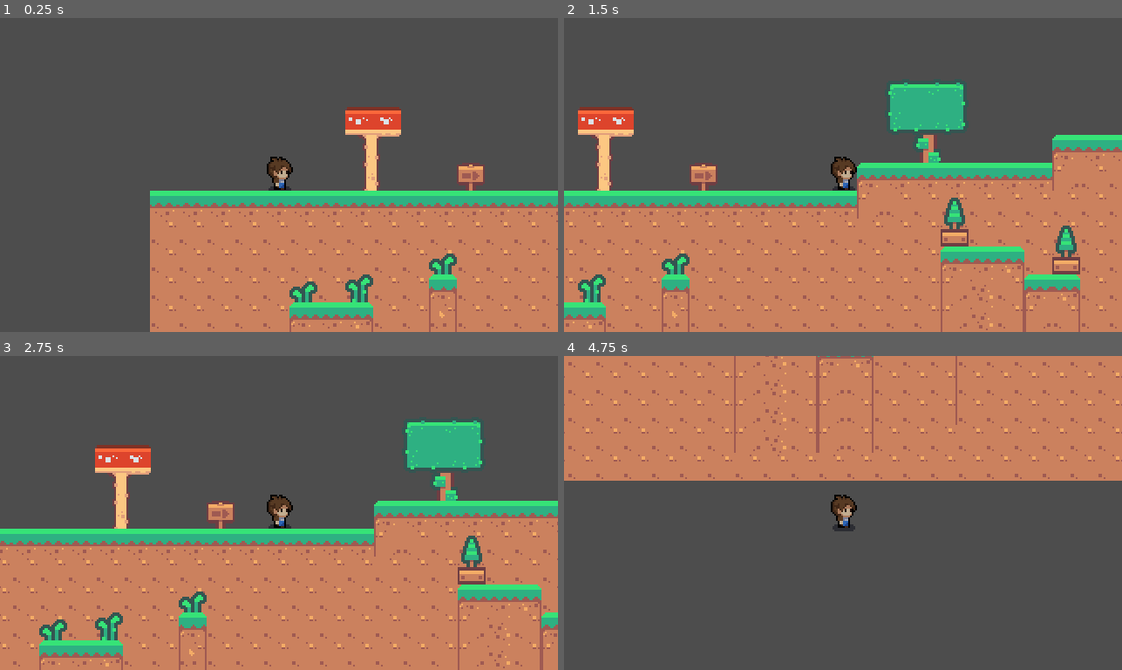
Above: before the commit, frames 1-4 (two rows, left to right).
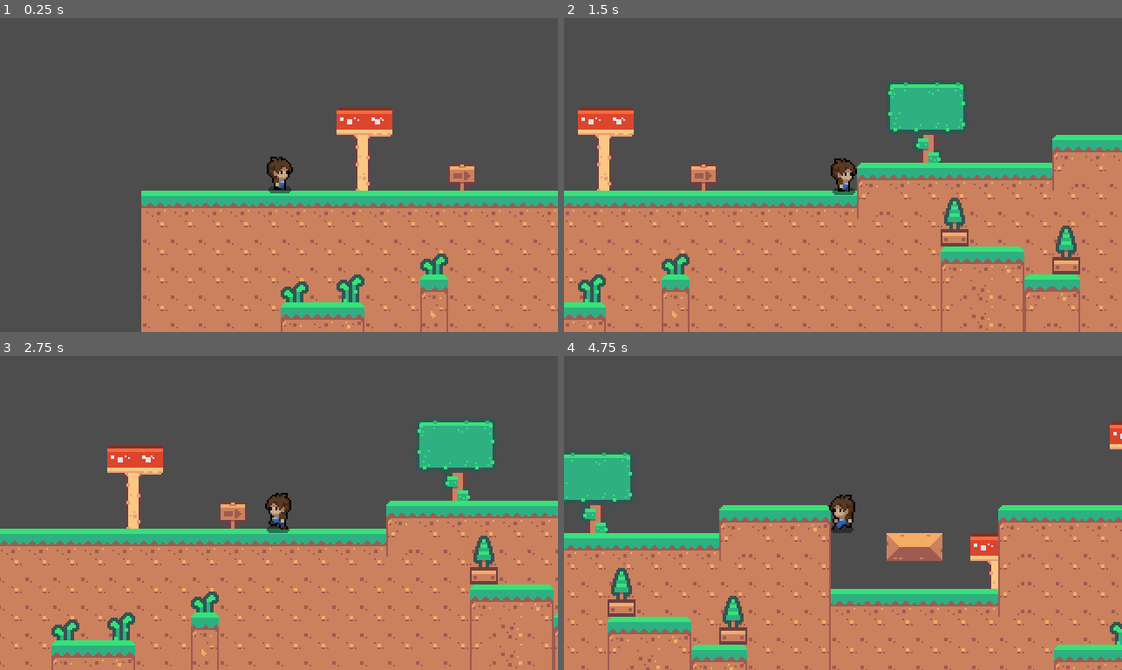
Above: after the commit, the same moments.

Repository: hoanprd/Godot_Lab6
Game: Godot game, scene res://Scene/Task/Task2.tscn
Same seed, same stepped clock (60 frames per second), same inputs: the game is played once before the commit and once after it. The project has no main scene, so this scene is started directly.
Inputs:
- Up to frame 1 (0.25 s): no input
- Up to frame 2 (1.5 s): tap Enter (ui_accept) at 0.5, 0.77 s; hold Right (ui_right) from 0.53 s (still down)
- Up to frame 3 (2.75 s): tap Enter (ui_accept) at 1.52 s; release Right (ui_right) at 2.03 s; hold Left (ui_left) from 2.03 s (still down)
- Up to frame 4 (4.75 s): release Left (ui_left) at 2.78 s; hold Right (ui_right) 2.78-4.28 s; tap Enter (ui_accept) at 3.02, 3.77, 4.52 s; hold Left (ui_left) from 4.28 s (still down)

The runs differ from the first frame. In frame 1, 6.9% of the frame differs, in the area x 25-100%, y 28-100%; in frame 2, 0.2%; in frame 3, 12%; in frame 4, 85%, in the area x 0-100%, y 0-100%.

Commit message:
Task 2 add player animation and moverment

Diff:
--- a/lab6/Scene/Object/Player.tscn
+++ b/lab6/Scene/Object/Player.tscn
@@ -1,13 +1,286 @@
-[gd_scene load_steps=4 format=3 uid="uid://dp43hk6qcsmqj"]
+[gd_scene load_steps=13 format=3 uid="uid://dp43hk6qcsmqj"]
 
 [ext_resource type="Texture2D" uid="uid://bfaoknak8pa4w" path="res://Tileset/Player_Idle.png" id="1_a7n5m"]
 [ext_resource type="Script" path="res://Scripts/Player.gd" id="1_phlbn"]
-
-[sub_resource type="CapsuleShape2D" id="CapsuleShape2D_ifuk8"]
-radius = 5.0
-height = 12.0
+[ext_resource type="Texture2D" uid="uid://18r3mmtgnnav" path="res://Tileset/Player_Run.png" id="3_x3exl"]
+[ext_resource type="Texture2D" uid="uid://brfs322s4mmot" path="res://Tileset/Player_Attack.png" id="4_bgxwn"]
+[ext_resource type="Texture2D" uid="uid://d2njkch7u8i70" path="res://Tileset/Player_Die.png" id="5_7k71e"]
+
+[sub_resource type="RectangleShape2D" id="RectangleShape2D_hewcl"]
+size = Vector2(15, 12)
+
+[sub_resource type="Animation" id="Animation_clpcq"]
+length = 0.001
+tracks/0/type = "value"
+tracks/0/imported = false
+tracks/0/enabled = true
+tracks/0/path = NodePath("Sprite2D:texture")
+tracks/0/interp = 1
+tracks/0/loop_wrap = true
+tracks/0/keys = {
+"times": PackedFloat32Array(0),
+"transitions": PackedFloat32Array(1),
+"update": 1,
+"values": [ExtResource("1_a7n5m")]
+}
+tracks/1/type = "value"
+tracks/1/imported = false
+tracks/1/enabled = true
+tracks/1/path = NodePath("Sprite2D:hframes")
+tracks/1/interp = 1
+tracks/1/loop_wrap = true
+tracks/1/keys = {
+"times": PackedFloat32Array(0),
+"transitions": PackedFloat32Array(1),
+"update": 1,
+"values": [2]
+}
+tracks/2/type = "value"
+tracks/2/imported = false
+tracks/2/enabled = true
+tracks/2/path = NodePath("Sprite2D:vframes")
+tracks/2/interp = 1
+tracks/2/loop_wrap = true
+tracks/2/keys = {
+"times": PackedFloat32Array(0),
+"transitions": PackedFloat32Array(1),
+"update": 1,
+"values": [1]
+}
+tracks/3/type = "value"
+tracks/3/imported = false
+tracks/3/enabled = true
+tracks/3/path = NodePath("Sprite2D:frame")
+tracks/3/interp = 1
+tracks/3/loop_wrap = true
+tracks/3/keys = {
+"times": PackedFloat32Array(0),
+"transitions": PackedFloat32Array(1),
+"update": 1,
+"values": [0]
+}
+
+[sub_resource type="Animation" id="Animation_42r2p"]
+resource_name = "idle"
+loop_mode = 1
+tracks/0/type = "value"
+tracks/0/imported = false
+tracks/0/enabled = true
+tracks/0/path = NodePath("Sprite2D:texture")
+tracks/0/interp = 1
+tracks/0/loop_wrap = true
+tracks/0/keys = {
+"times": PackedFloat32Array(0),
+"transitions": PackedFloat32Array(1),
+"update": 1,
+"values": [ExtResource("1_a7n5m")]
+}
+tracks/1/type = "value"
+tracks/1/imported = false
+tracks/1/enabled = true
+tracks/1/path = NodePath("Sprite2D:hframes")
+tracks/1/interp = 1
+tracks/1/loop_wrap = true
+tracks/1/keys = {
+"times": PackedFloat32Array(0),
+"transitions": PackedFloat32Array(1),
+"update": 1,
+"values": [2]
+}
+tracks/2/type = "value"
+tracks/2/imported = false
+tracks/2/enabled = true
+tracks/2/path = NodePath("Sprite2D:vframes")
+tracks/2/interp = 1
+tracks/2/loop_wrap = true
+tracks/2/keys = {
+"times": PackedFloat32Array(0),
+"transitions": PackedFloat32Array(1),
+"update": 1,
+"values": [1]
+}
+tracks/3/type = "value"
+tracks/3/imported = false
+tracks/3/enabled = true
+tracks/3/path = NodePath("Sprite2D:frame")
+tracks/3/interp = 1
+tracks/3/loop_wrap = true
+tracks/3/keys = {
+"times": PackedFloat32Array(0, 0.5),
+"transitions": PackedFloat32Array(1, 1),
+"update": 1,
+"values": [0, 1]
+}
+
+[sub_resource type="Animation" id="Animation_iy6ff"]
+resource_name = "run"
+length = 0.6
+loop_mode = 1
+tracks/0/type = "value"
+tracks/0/imported = false
+tracks/0/enabled = true
+tracks/0/path = NodePath("Sprite2D:texture")
+tracks/0/interp = 1
+tracks/0/loop_wrap = true
+tracks/0/keys = {
+"times": PackedFloat32Array(0),
+"transitions": PackedFloat32Array(1),
+"update": 1,
+"values": [ExtResource("3_x3exl")]
+}
+tracks/1/type = "value"
+tracks/1/imported = false
+tracks/1/enabled = true
+tracks/1/path = NodePath("Sprite2D:hframes")
+tracks/1/interp = 1
+tracks/1/loop_wrap = true
+tracks/1/keys = {
+"times": PackedFloat32Array(0),
+"transitions": PackedFloat32Array(1),
+"update": 1,
+"values": [6]
+}
+tracks/2/type = "value"
+tracks/2/imported = false
+tracks/2/enabled = true
+tracks/2/path = NodePath("Sprite2D:vframes")
+tracks/2/interp = 1
+tracks/2/loop_wrap = true
+tracks/2/keys = {
+"times": PackedFloat32Array(0),
+"transitions": PackedFloat32Array(1),
+"update": 1,
+"values": [1]
+}
+tracks/3/type = "value"
+tracks/3/imported = false
+tracks/3/enabled = true
+tracks/3/path = NodePath("Sprite2D:frame")
+tracks/3/interp = 1
+tracks/3/loop_wrap = true
+tracks/3/keys = {
+"times": PackedFloat32Array(0, 0.1, 0.2, 0.3, 0.4, 0.5),
+"transitions": PackedFloat32Array(1, 1, 1, 1, 1, 1),
+"update": 1,
+"values": [0, 0, 1, 2, 3, 4]
+}
+
+[sub_resource type="Animation" id="Animation_ceej4"]
+resource_name = "attack"
+length = 0.7
+loop_mode = 1
+tracks/0/type = "value"
+tracks/0/imported = false
+tracks/0/enabled = true
+tracks/0/path = NodePath("Sprite2D:texture")
+tracks/0/interp = 1
+tracks/0/loop_wrap = true
+tracks/0/keys = {
+"times": PackedFloat32Array(0),
+"transitions": PackedFloat32Array(1),
+"update": 1,
+"values": [ExtResource("4_bgxwn")]
+}
+tracks/1/type = "value"
+tracks/1/imported = false
+tracks/1/enabled = true
+tracks/1/path = NodePath("Sprite2D:hframes")
+tracks/1/interp = 1
+tracks/1/loop_wrap = true
+tracks/1/keys = {
+"times": PackedFloat32Array(0),
+"transitions": PackedFloat32Array(1),
+"update": 1,
+"values": [4]
+}
+tracks/2/type = "value"
+tracks/2/imported = false
+tracks/2/enabled = true
+tracks/2/path = NodePath("Sprite2D:vframes")
+tracks/2/interp = 1
+tracks/2/loop_wrap = true
+tracks/2/keys = {
+"times": PackedFloat32Array(0),
+"transitions": PackedFloat32Array(1),
+"update": 1,
+"values": [1]
+}
+tracks/3/type = "value"
+tracks/3/imported = false
+tracks/3/enabled = true
+tracks/3/path = NodePath("Sprite2D:frame")
+tracks/3/interp = 1
+tracks/3/loop_wrap = true
+tracks/3/keys = {
+"times": PackedFloat32Array(0, 0.2, 0.4, 0.6),
+"transitions": PackedFloat32Array(1, 1, 1, 1),
+"update": 1,
+"values": [0, 1, 2, 3]
+}
+
+[sub_resource type="Animation" id="Animation_7dl5a"]
+resource_name = "die"
+length = 0.5
+tracks/0/type = "value"
+tracks/0/imported = false
+tracks/0/enabled = true
+tracks/0/path = NodePath("Sprite2D:texture")
+tracks/0/interp = 1
+tracks/0/loop_wrap = true
+tracks/0/keys = {
+"times": PackedFloat32Array(0),
+"transitions": PackedFloat32Array(1),
+"update": 1,
+"values": [ExtResource("5_7k71e")]
+}
+tracks/1/type = "value"
+tracks/1/imported = false
+tracks/1/enabled = true
+tracks/1/path = NodePath("Sprite2D:hframes")
+tracks/1/interp = 1
+tracks/1/loop_wrap = true
+tracks/1/keys = {
+"times": PackedFloat32Array(0),
+"transitions": PackedFloat32Array(1),
+"update": 1,
+"values": [3]
+}
+tracks/2/type = "value"
+tracks/2/imported = false
+tracks/2/enabled = true
+tracks/2/path = NodePath("Sprite2D:vframes")
+tracks/2/interp = 1
+tracks/2/loop_wrap = true
+tracks/2/keys = {
+"times": PackedFloat32Array(0),
+"transitions": PackedFloat32Array(1),
+"update": 1,
+"values": [1]
+}
+tracks/3/type = "value"
+tracks/3/imported = false
+tracks/3/enabled = true
+tracks/3/path = NodePath("Sprite2D:frame")
+tracks/3/interp = 1
+tracks/3/loop_wrap = true
+tracks/3/keys = {
+"times": PackedFloat32Array(0, 0.166667, 0.333333),
+"transitions": PackedFloat32Array(1, 1, 1),
+"update": 1,
+"values": [0, 1, 2]
+}
+
+[sub_resource type="AnimationLibrary" id="AnimationLibrary_8jbdn"]
+_data = {
+"RESET": SubResource("Animation_clpcq"),
+"attack": SubResource("Animation_ceej4"),
+"die": SubResource("Animation_7dl5a"),
+"idle": SubResource("Animation_42r2p"),
+"run": SubResource("Animation_iy6ff")
+}
 
 [node name="Player" type="CharacterBody2D"]
+z_index = 2
 script = ExtResource("1_phlbn")
 
 [node name="Sprite2D" type="Sprite2D" parent="."]
@@ -15,7 +288,13 @@
 hframes = 2
 
 [node name="CollisionShape2D" type="CollisionShape2D" parent="."]
-position = Vector2(0, 3)
-shape = SubResource("CapsuleShape2D_ifuk8")
+position = Vector2(0.5, 3)
+shape = SubResource("RectangleShape2D_hewcl")
 
 [node name="Camera2D" type="Camera2D" parent="."]
+
+[node name="AnimationPlayer" type="AnimationPlayer" parent="."]
+libraries = {
+"": SubResource("AnimationLibrary_8jbdn")
+}
+autoplay = "idle"
--- a/lab6/Scene/Task/Task2.tscn
+++ b/lab6/Scene/Task/Task2.tscn
@@ -14,7 +14,9 @@
 3:0/0 = 0
 3:0/0/physics_layer_0/polygon_0/points = PackedVector2Array(-8, -8, 8, -8, 8, 8, -8, 8)
 4:0/0 = 0
+4:0/0/physics_layer_0/polygon_0/points = PackedVector2Array(-8, -8, 8, -8, 8, 8, -8, 8)
 5:0/0 = 0
+5:0/0/physics_layer_0/polygon_0/points = PackedVector2Array(-8, -8, 8, -8, 8, 8, -8, 8)
 6:0/0 = 0
 7:0/0 = 0
 8:0/0 = 0
@@ -29,27 +31,37 @@
 3:1/0 = 0
 3:1/0/physics_layer_0/polygon_0/points = PackedVector2Array(-8, -8, 8, -8, 8, 8, -8, 8)
 4:1/0 = 0
+4:1/0/physics_layer_0/polygon_0/points = PackedVector2Array(-8, -8, 8, -8, 8, 8, -8, 8)
 5:1/0 = 0
+5:1/0/physics_layer_0/polygon_0/points = PackedVector2Array(-8, -8, 8, -8, 8, 8, -8, 8)
 6:1/0 = 0
+6:1/0/physics_layer_0/polygon_0/points = PackedVector2Array(-8, -8, 8, -8, 8, 8, -8, 8)
 7:1/0 = 0
 8:1/0 = 0
 9:1/0 = 0
 10:1/0 = 0
 11:1/0 = 0
 0:2/0 = 0
+0:2/0/physics_layer_0/polygon_0/points = PackedVector2Array(-8, -8, 8, -8, 8, 8, -8, 8)
 1:2/0 = 0
+1:2/0/physics_layer_0/polygon_0/points = PackedVector2Array(-8, -8, 8, -8, 8, 8, -8, 8)
 2:2/0 = 0
 3:2/0 = 0
 4:2/0 = 0
 5:2/0 = 0
 6:2/0 = 0
+6:2/0/physics_layer_0/polygon_0/points = PackedVector2Array(-8, -8, 8, -8, 8, 8, -8, 8)
 7:2/0 = 0
+7:2/0/physics_layer_0/polygon_0/points = PackedVector2Array(-8, -8, 8, -8, 8, 8, -8, 8)
 8:2/0 = 0
+8:2/0/physics_layer_0/polygon_0/points = PackedVector2Array(-8, -8, 8, -8, 8, 8, -8, 8)
 9:2/0 = 0
 10:2/0 = 0
 11:2/0 = 0
 0:3/0 = 0
+0:3/0/physics_layer_0/polygon_0/points = PackedVector2Array(-8, -8, 8, -8, 8, 8, -8, 8)
 1:3/0 = 0
+1:3/0/physics_layer_0/polygon_0/points = PackedVector2Array(-8, -8, 8, -8, 8, 8, -8, 8)
 2:3/0 = 0
 3:3/0 = 0
 4:3/0 = 0
@@ -61,9 +73,13 @@
 10:3/0 = 0
 11:3/0 = 0
 0:4/0 = 0
+0:4/0/physics_layer_0/polygon_0/points = PackedVector2Array(-8, -8, 8, -8, 8, 8, -8, 8)
 1:4/0 = 0
+1:4/0/physics_layer_0/polygon_0/points = PackedVector2Array(-8, -8, 8, -8, 8, 8, -8, 8)
 2:4/0 = 0
+2:4/0/physics_layer_0/polygon_0/points = PackedVector2Array(-8, -8, 8, -8, 8, 8, -8, 8)
 3:4/0 = 0
+3:4/0/physics_layer_0/polygon_0/points = PackedVector2Array(-8, -8, 8, -8, 8, 8, -8, 8)
 4:4/0 = 0
 5:4/0 = 0
 6:4/0 = 0
@@ -73,9 +89,13 @@
 10:4/0 = 0
 11:4/0 = 0
 0:5/0 = 0
+0:5/0/physics_layer_0/polygon_0/points = PackedVector2Array(-8, -8, 8, -8, 8, 8, -8, 8)
 1:5/0 = 0
+1:5/0/physics_layer_0/polygon_0/points = PackedVector2Array(-8, -8, 8, -8, 8, 8, -8, 8)
 2:5/0 = 0
+2:5/0/physics_layer_0/polygon_0/points = PackedVector2Array(-8, -8, 8, -8, 8, 8, -8, 8)
 3:5/0 = 0
+3:5/0/physics_layer_0/polygon_0/points = PackedVector2Array(-8, -8, 8, -8, 8, 8, -8, 8)
 4:5/0 = 0
 5:5/0 = 0
 6:5/0 = 0
@@ -85,9 +105,13 @@
 10:5/0 = 0
 11:5/0 = 0
 0:6/0 = 0
+0:6/0/physics_layer_0/polygon_0/points = PackedVector2Array(-8, -8, 8, -8, 8, 8, -8, 8)
 1:6/0 = 0
+1:6/0/physics_layer_0/polygon_0/points = PackedVector2Array(-8, -8, 8, -8, 8, 8, -8, 8)
 2:6/0 = 0
+2:6/0/physics_layer_0/polygon_0/points = PackedVector2Array(-8, -8, 8, -8, 8, 8, -8, 8)
 3:6/0 = 0
+3:6/0/physics_layer_0/polygon_0/points = PackedVector2Array(-8, -8, 8, -8, 8, 8, -8, 8)
 4:6/0 = 0
 5:6/0 = 0
 6:6/0 = 0
@@ -116,10 +140,15 @@
 11:8/0 = 0
 0:9/0 = 0
 1:9/0 = 0
+1:9/0/physics_layer_0/polygon_0/points = PackedVector2Array(-8, -8, 8, -8, 8, 8, -8, 8)
 2:9/0 = 0
+2:9/0/physics_layer_0/polygon_0/points = PackedVector2Array(-8, -8, 8, -8, 8, 8, -8, 8)
 3:9/0 = 0
+3:9/0/physics_layer_0/polygon_0/points = PackedVector2Array(-8, -8, 8, -8, 8, 8, -8, 8)
 4:9/0 = 0
+4:9/0/physics_layer_0/polygon_0/points = PackedVector2Array(-8, -8, 8, -8, 8, 8, -8, 8)
 5:9/0 = 0
+5:9/0/physics_layer_0/polygon_0/points = PackedVector2Array(-8, -8, 8, -8, 8, 8, -8, 8)
 6:9/0 = 0
 8:9/0 = 0
 9:9/0 = 0
@@ -133,7 +162,7 @@
 terrain_set_0/terrain_0/color = Color(0.5, 0.34375, 0.25, 1)
 sources/1 = SubResource("TileSetAtlasSource_6duoq")
 
-[node name="Task1" type="Node2D"]
+[node name="Task2" type="Node2D"]
 
 [node name="Ground" type="TileMapLayer" parent="."]
 z_index = 2
@@ -155,4 +184,4 @@
 tile_set = SubResource("TileSet_6q52e")
 
 [node name="Player" parent="." instance=ExtResource("2_sckkt")]
-position = Vector2(74, 517)
+position = Vector2(79, 517)
--- a/lab6/Scripts/Player.gd
+++ b/lab6/Scripts/Player.gd
@@ -1,5 +1,8 @@
 extends CharacterBody2D
 
+
+@onready var ap = $AnimationPlayer
+@onready var sprite = $Sprite2D
 # Constants
 const SPEED = 200          # Speed for horizontal movement
 const JUMP_FORCE = -250    # Jump force (negative because Y-axis goes down)
@@ -46,6 +49,24 @@
 	# Set the horizontal movement velocity
 	velocity.x = direction.x * SPEED
 
+	if direction.x != 0:
+		switch_direction(direction.x)
+
+	update_animations(direction.x)
+
+func switch_direction(horizontal_direction):
+	sprite.flip_h = (horizontal_direction == -1)
+	#sprite.position.x = horizontal_direction * 4
+
+func update_animations(horizontal_direction):
+	if is_on_floor():
+		if horizontal_direction == 0:
+			ap.play("idle")
+		else:
+			ap.play("run")
+	else:
+		pass
+
 # Function to handle jumping, gravity, and falling
 func handle_gravity_and_jump(delta):
 	if is_on_floor():
